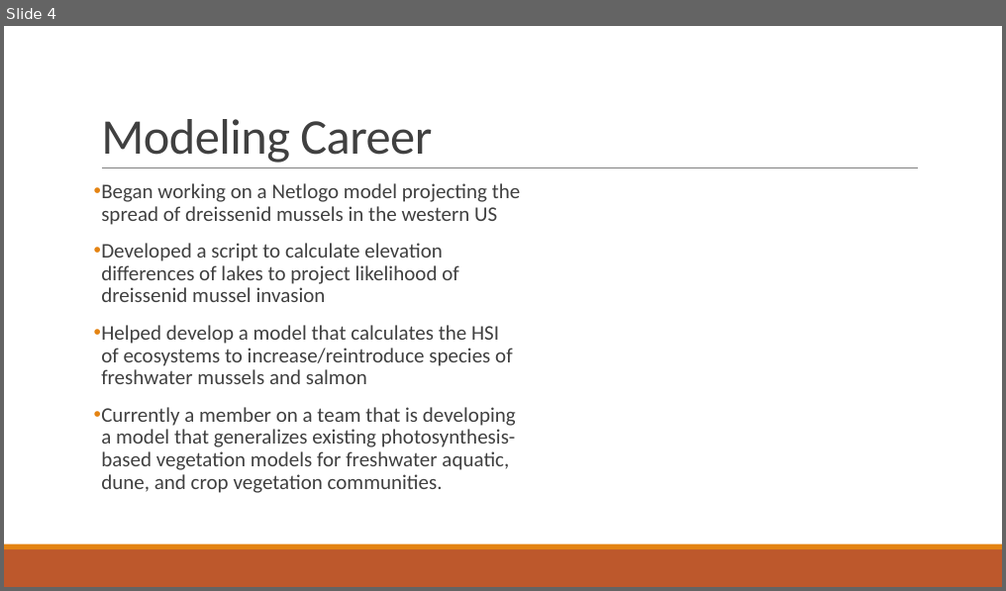
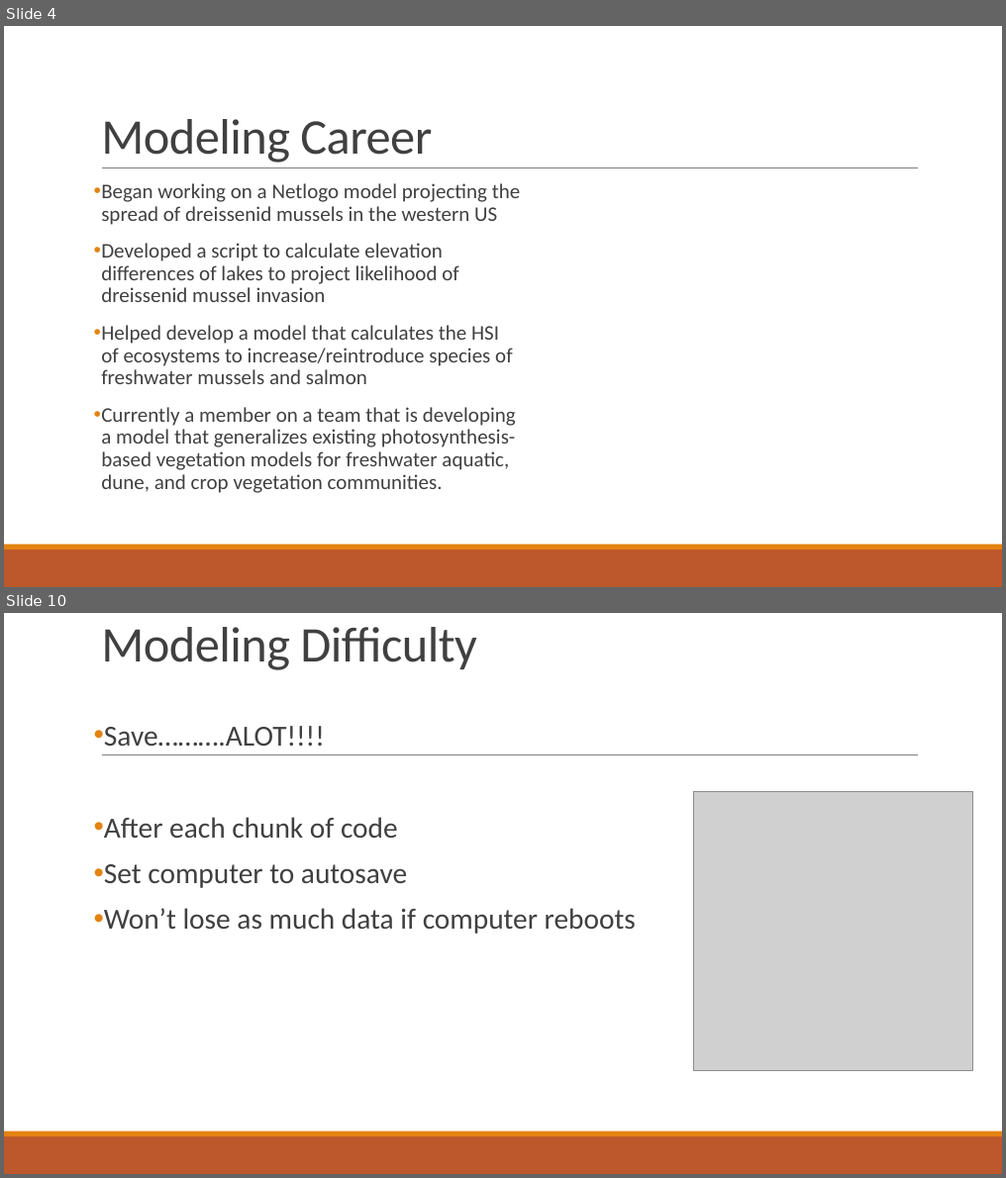
Before and after one commit to cccarrillo/OSU_Course, a slide deck: Lectures/Becoming_a_Modeler.pptx. Shown one above the other, each under a label of ours: slide 4 before the commit, slides 4 and 10 after it; the slides between them are not shown. The pictures are 1006x591 and 1006x1178 pixels, drawn with LibreOffice and Linux fonts; fonts in the diff are those of the drawing; grey boxes stand for pictures. Boxes give left, top, right and bottom in pixels: in the first picture for what was removed or moved away, otherwise in the second. Text is boxed around its words. In the diff, an @@ line names an element or a change of style, - is before the commit and + after.

```diff
--- a/Lectures/Becoming_a_Modeler.pptx
+++ b/Lectures/Becoming_a_Modeler.pptx
@@ slide 10 added at [4,613,1002,1174], background #FFFFFF; not listed: 3 template elements that a slide beside it also shows @@
@@ title added at [101,627,477,670], 48 pt, text #404040 @@
+Modeling Difficulty
@@ text added at [104,726,636,934], 28 pt, text #404040 @@
+• Save……….ALOT!!!!
+• After each chunk of code
+• Set computer to autosave
+• Won’t lose as much data if computer reboots
@@ picture added at [693,792,972,1070] @@
```
Also in this commit, not shown: 1 slide changed, 8 other slides added, 1 slide removed, 2 other files.
